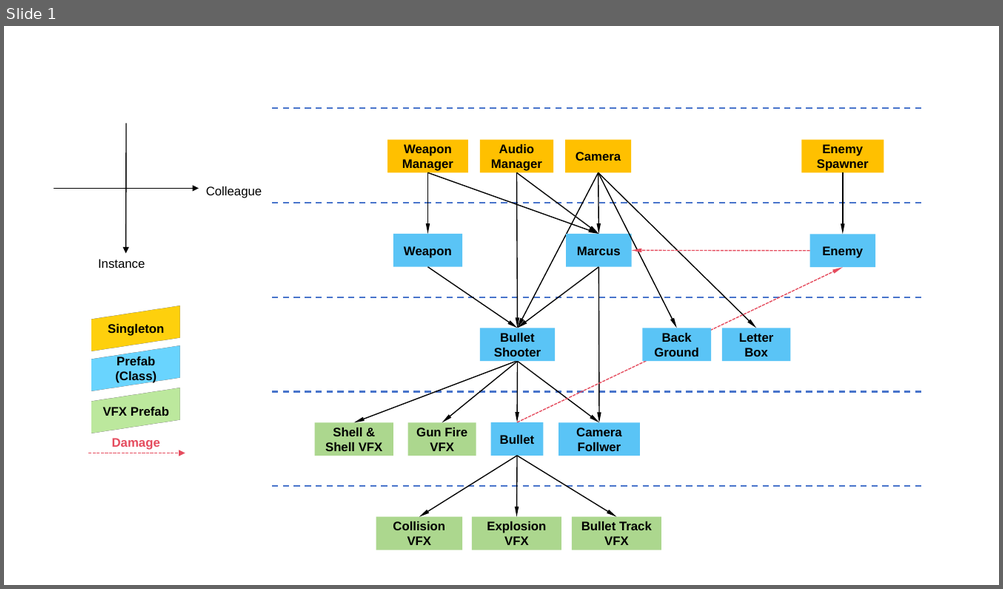
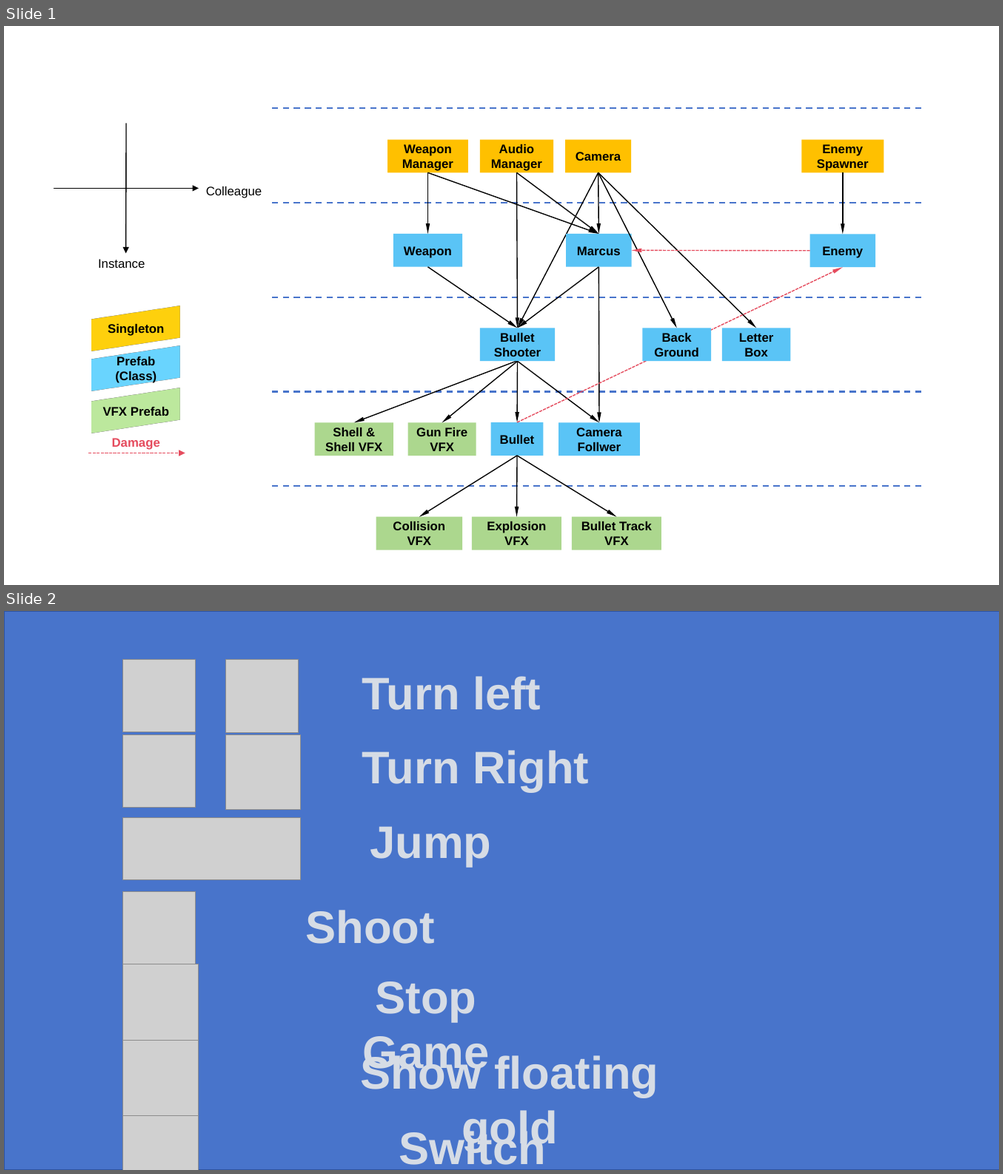
Before and after one commit to yuantianle/MarcusShooting-ING-Nov2023, a slide deck: CodeDesignGraph.pptx. Shown one above the other, each under a label of ours: slide 1 before the commit, slides 1 and 2 after it. The pictures are 1003x589 and 1003x1174 pixels, drawn with LibreOffice and Linux fonts; fonts in the diff are those of the drawing; grey boxes stand for pictures. Boxes give left, top, right and bottom in pixels: in the first picture for what was removed or moved away, otherwise in the second. Text is boxed around its words. In the diff, an @@ line names an element or a change of style, - is before the commit and + after.

Commit message:
related picture

```diff
--- a/CodeDesignGraph.pptx
+++ b/CodeDesignGraph.pptx
@@ slide 2 added at (4,611,999,1170), background #FFFFFF @@
@@ rectangle added at (4,611,999,1170), fill #4874CB, outline #2E54A1 1 pt @@
@@ group added at (122,660,658,1170): 9 pictures, 7 texts @@
+Turn left
+Turn Right
+Shoot
+Stop Game
+Show floating gold
+Jump
+Switch weapon
```
